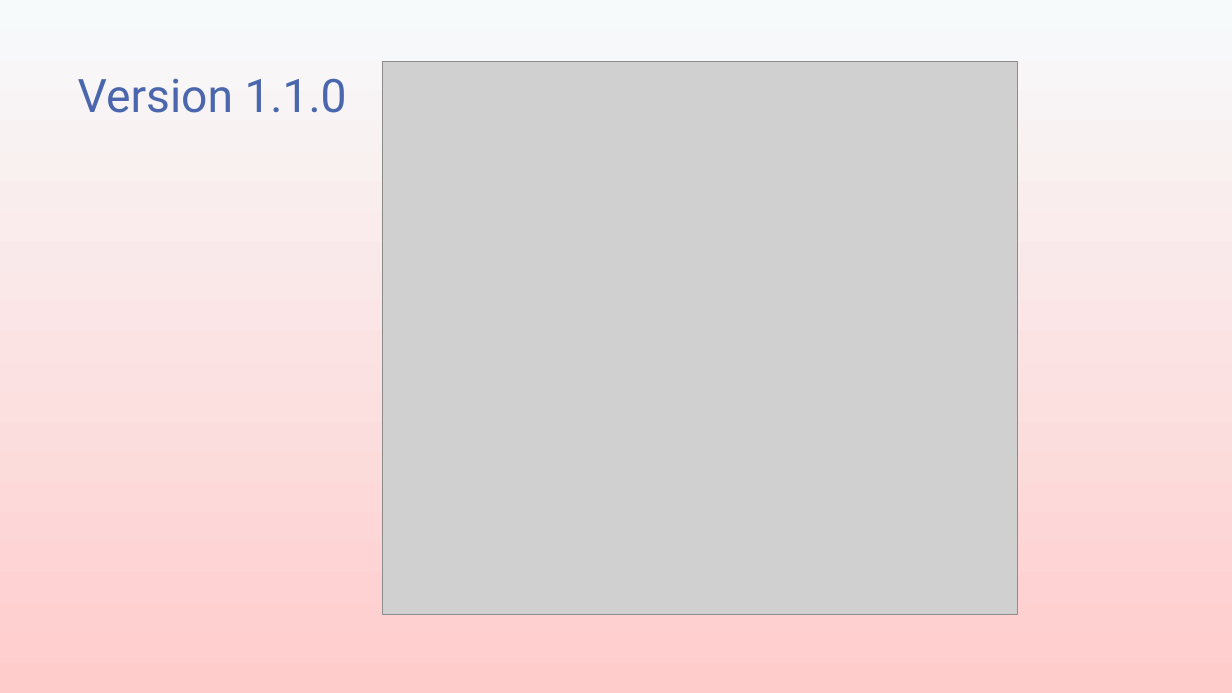
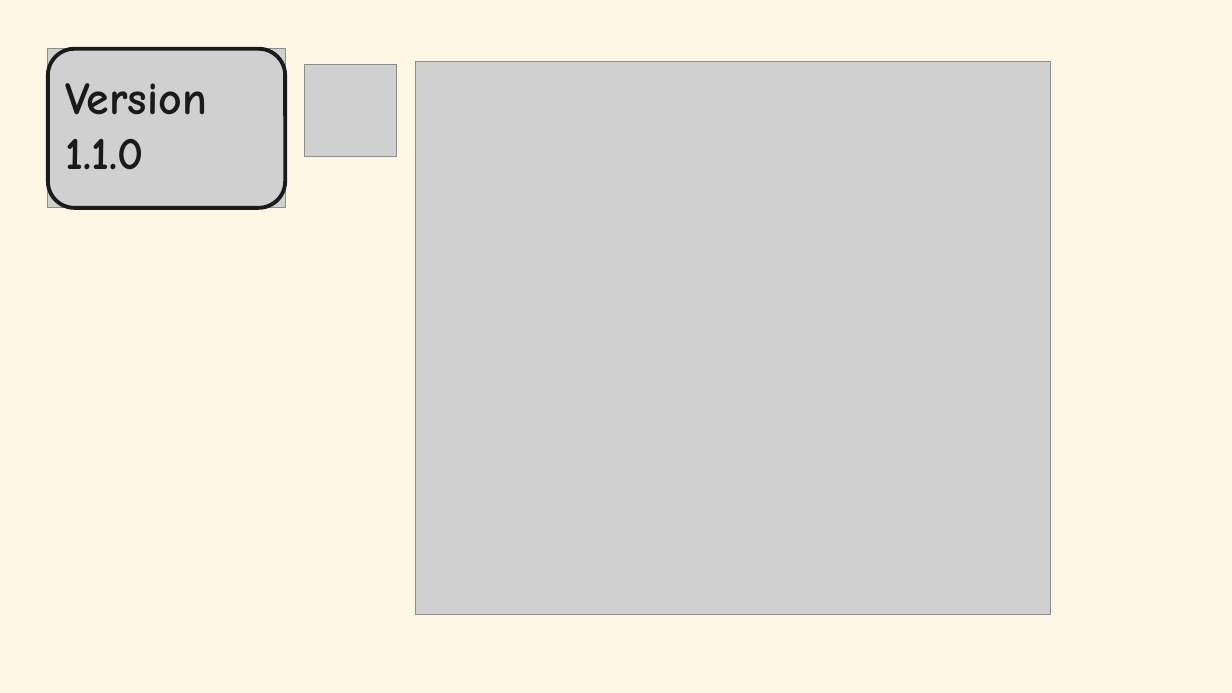
Before and after one commit to transmokopter/Presentations, a slide deck: slide 8 of an-introduction-to-sql-server-database-projects/an-introduction-to-sql-server-database-projects.pptx (slide 10 before the commit). Drawn at 1232x693 pixels with LibreOffice and Linux fonts; fonts in the diff are those of the drawing; grey boxes stand for pictures; background and template pictures are left out. Boxes give left, top, right and bottom in pixels: in the first picture for what was removed or moved away, otherwise in the second. Text is boxed around its words. In the diff, an @@ line names an element or a change of style, - is before the commit and + after.

```diff
--- a/an-introduction-to-sql-server-database-projects/an-introduction-to-sql-server-database-projects.pptx
+++ b/an-introduction-to-sql-server-database-projects/an-introduction-to-sql-server-database-projects.pptx
@@ background gradient #F7FAFB to #FFCCCC to #FFF7E6 @@
@@ picture added at (x1=48, y1=49, x2=286, y2=208) @@
@@ rounded rectangle added at (x1=48, y1=49, x2=286, y2=208), outline #1B1B1B 3 pt @@
@@ title "Version 1.1.0" moved from (x1=78, y1=78, x2=347, y2=113) to (x1=65, y1=83, x2=207, y2=170) @@
@@ title "Version 1.1.0" at (x1=65, y1=83, x2=207, y2=170): size 36 to 35.6 pt, font Roboto to Comic Neue, text colour #4A66AC to #1A1A1A, bold on @@
@@ picture added at (x1=304, y1=64, x2=396, y2=156) @@
@@ picture moved from (x1=383, y1=62, x2=1019, y2=615) to (x1=415, y1=62, x2=1051, y2=615) @@
```
Also in this commit, not shown: 19 other slides changed, 1 slide added, 4 slides removed, 4 other files.
